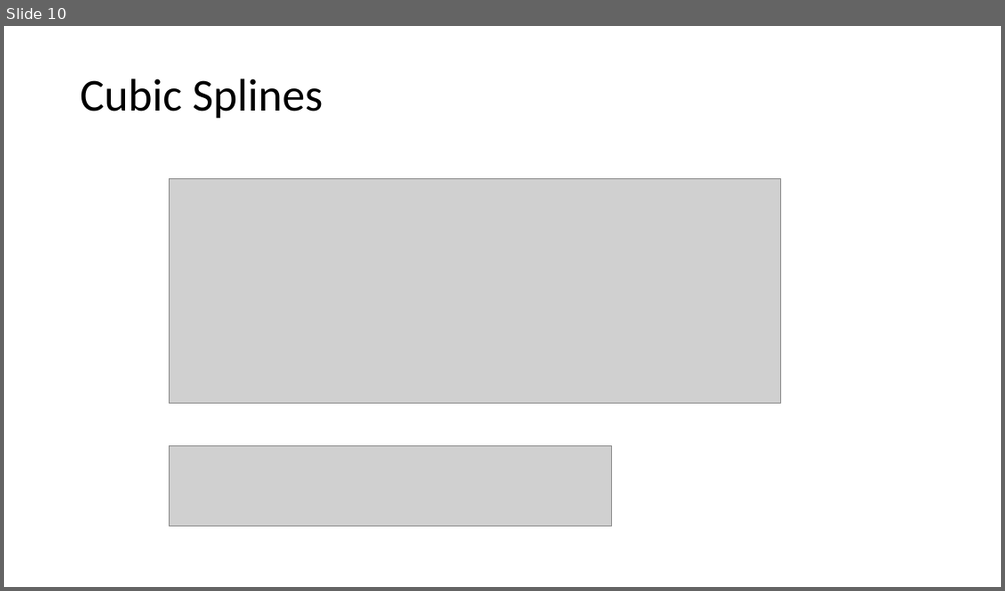
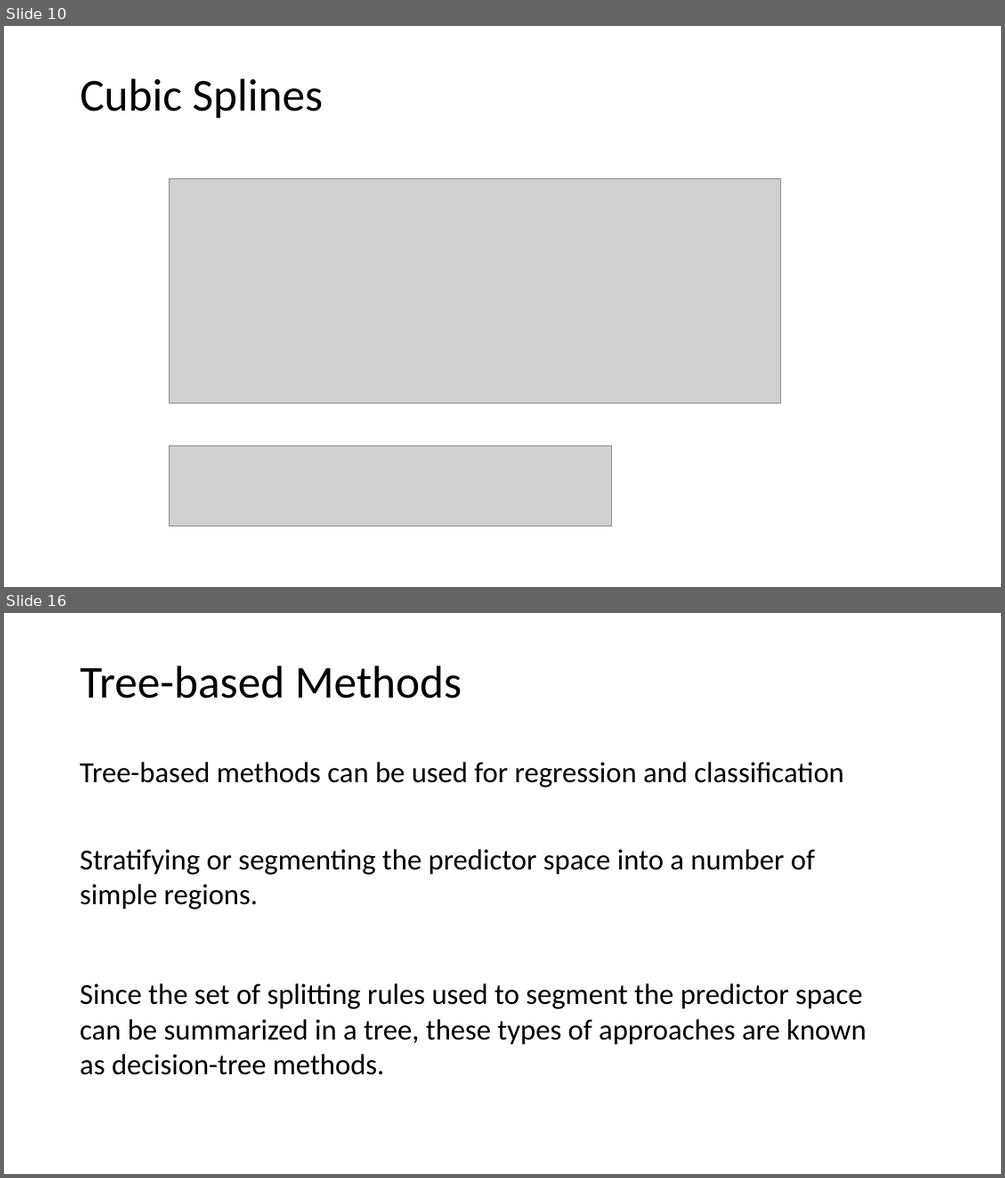
Before and after one commit to tianzheng4/tianzheng4.github.io, a slide deck: _umkc-teaching/slides/Lecture8.pptx. Shown one above the other, each under a label of ours: slide 10 before the commit, slides 10 and 16 after it; the slides between them are not shown. The pictures are 1005x591 and 1005x1178 pixels, drawn with LibreOffice and Linux fonts; fonts in the diff are those of the drawing; grey boxes stand for pictures. Boxes give left, top, right and bottom in pixels: in the first picture for what was removed or moved away, otherwise in the second. Text is boxed around its words. In the diff, an @@ line names an element or a change of style, - is before the commit and + after.

```diff
--- a/_umkc-teaching/slides/Lecture8.pptx
+++ b/_umkc-teaching/slides/Lecture8.pptx
@@ slide 16 added at box(4, 613, 1001, 1174), background #FFFFFF @@
@@ title added at box(80, 666, 461, 698), 44 pt, text #000000 @@
+Tree-based Methods
@@ text added at box(80, 762, 844, 787), 28 pt, text #000000 @@
+Tree-based methods can be used for regression and classification
@@ text added at box(80, 849, 815, 909), 28 pt, text #000000 @@
+Stratifying or segmenting the predictor space into a number of simple regions.
@@ text added at box(80, 983, 866, 1075), 28 pt, text #000000 @@
+Since the set of splitting rules used to segment the predictor space can be summarized in a tree, these types of approaches are known as decision-tree methods.
```
Also in this commit, not shown: 6 other slides added.
